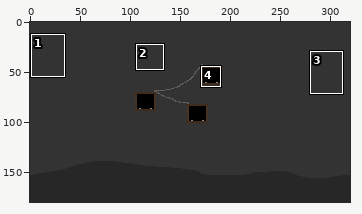
Sprite sheet: res/playing_bg_img_2.png. Above: a wide view before the commit, with the close-up outlined.
Close-up. Before the edit:
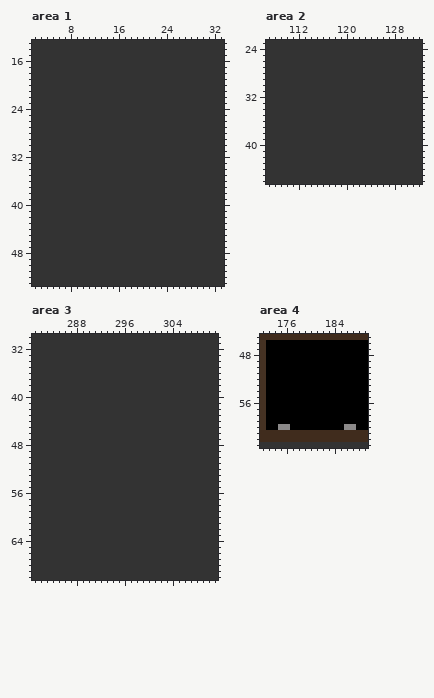
The file is 320x180 pixels. Colours within 5 levels of each other are drawn and written as one. Shown: area 1: x 2..33, y 13..53; area 2: x 107..132, y 23..46; area 3: x 281..311, y 30..70; area 4: x 172..189, y 45..63. The commit also changed other parts of the picture, which this record leaves out.
Now the later version:
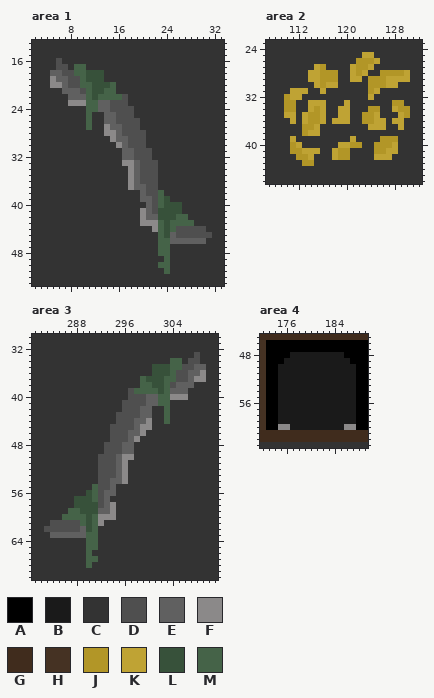
Palette (. is transparent): A #000000  B #1a1a1a  C #333333  D #4f4f4f  E #606060  F #8b8989  G #402c1d  H #453223  J #b29627  K #bfa334  L #37513a  M #456348
Difference:
Area 1:
y 16: x 6 C -> D
y 17: x 6..7 CC -> DD; x 9..10 CC -> MM
y 18: x 5..13 CCCCCCCCC -> EEDDMMLLL
y 19: x 5..13 CCCCCCCCC -> FEEDDMLLL
y 20: x 5..15 CCCCCCCCCCC -> FFEDDMMLLLM
y 21: x 7..15 CCCCCCCCC -> EEEDMLLMM
y 22: x 8..17 CCCCCCCCCC -> EEEMLMMMMD
y 23: x 8..17 CCCCCCCCCC -> FFFMMEEDDD
y 24: x 11..18 CCCCCCCC -> MMEEDDDD
y 25: x 11 C -> M; x 14..18 CCCCC -> EEDDD
y 26: x 11 C -> M; x 14..19 CCCCCC -> EEDDDD
y 27: x 11 C -> M; x 14..19 CCCCCC -> FEEDDD
y 28: x 14..20 CCCCCCC -> FFEDDDD
y 29: x 15..20 CCCCCC -> FEEDDD
y 30: x 16..20 CCCCC -> FEDDD
y 31..32: x 17..21 CCCCC -> EEDDD
y 33: x 17..22 CCCCCC -> FFEDDD
y 34..36: x 18..22 CCCCC -> FEDDD
y 37: x 18..22 CCCCC -> FEEDD
y 38: x 20..23 CCCC -> EDDM
y 39: x 20..24 CCCCC -> EEDML
y 40: x 21..26 CCCCCC -> EDMLLL
y 41: x 20..26 CCCCCCC -> FEDLLLL
y 42: x 20..27 CCCCCCCC -> FEELLLMM
y 43: x 20..28 CCCCCCCCC -> FFFMLMMMM
y 44: x 22..30 CCCCCCCCC -> FMLMDDDDD
y 45: x 23..31 CCCCCCCCC -> MLEDDDDDD
y 46: x 23..30 CCCCCCCC -> MMEEEEEE
y 47..48: x 23..24 CC -> MM
y 49: x 24 C -> M
y 50: x 23..24 CC -> MM
y 51: x 24 C -> M
Area 2:
y 25: x 123..124 CC -> KK
y 26: x 122..125 CCCC -> JJJK
y 27: x 115..116 CC -> KJ; x 121..124 CCCC -> KJJK
y 28: x 114..118 CCCCC -> KKJJJ; x 121..123 CCC -> KJK; x 126..130 CCCCC -> JJJJK
y 29: x 114..118 CCCCC -> KKJJJ; x 121..122 CC -> KK; x 124..130 CCCCCCC -> JJJKKKK
y 30: x 115..118 CCCC -> KJKK; x 124..128 CCCCC -> JJJKK
y 31: x 111..113 CCC -> KKK; x 116 C -> K; x 124..125 CC -> JK
y 32: x 110..112 CCC -> JKK; x 124 C -> K
y 33: x 110..111 CC -> JJ; x 114..116 CCC -> KKK; x 120 C -> K; x 128..129 CC -> JJ
y 34: x 110..111 CC -> JJ; x 114..116 CCC -> KJK; x 119..120 CC -> KK; x 124..125 CC -> JJ; x 128..130 CCC -> KJJ
y 35: x 110..111 CC -> KK; x 113..116 CCCC -> KJJK; x 119..120 CC -> KK; x 123..125 CCC -> JJK; x 129..130 CC -> KJ
y 36: x 111 C -> K; x 113..116 CCCC -> KJJK; x 118..120 CCC -> KKK; x 123..126 CCCC -> JJKK; x 128..129 CC -> KK
y 37: x 113..115 CCC -> JJK; x 124..126 CCC -> KKK; x 129 C -> K
y 38: x 113..115 CCC -> JKK
y 39: x 111 C -> K; x 121 C -> K; x 126..128 CCC -> JJJ
y 40: x 111..112 CC -> JK; x 119..122 CCCC -> KKJJ; x 125..128 CCCC -> JJJK
y 41: x 111..115 CCCCC -> JJKKK; x 118..120 CCC -> KJJ; x 125..128 CCCC -> JJKK
y 42: x 112..114 CCC -> JJK; x 118..120 CCC -> KJJ; x 125..127 CCC -> KKK
y 43: x 113..114 CC -> JJ
Area 3:
y 33: x 308 C -> D
y 34: x 304..305 CC -> MM; x 307..308 CC -> DD
y 35: x 301..309 CCCCCCCCC -> LLLMMDDEE
y 36: x 301..309 CCCCCCCCC -> LLLMDDEEF
y 37: x 299..309 CCCCCCCCCCC -> MLLLMMDDEFF
y 38: x 299..307 CCCCCCCCC -> MMLLMDEEE
y 39: x 297..306 CCCCCCCCCC -> DMMMMLMEEE
y 40: x 297..306 CCCCCCCCCC -> DDDEEMMFFF
y 41: x 296..303 CCCCCCCC -> DDDDEEMM
y 42: x 296..300 CCCCC -> DDDEE; x 303 C -> M
y 43: x 295..300 CCCCCC -> DDDDEE; x 303 C -> M
y 44: x 295..300 CCCCCC -> DDDEEF; x 303 C -> M
y 45: x 294..300 CCCCCCC -> DDDDEFF
y 46: x 294..299 CCCCCC -> DDDEEF
y 47: x 294..298 CCCCC -> DDDEF
y 48..49: x 293..297 CCCCC -> DDDEE
y 50: x 292..297 CCCCCC -> DDDEFF
y 51..53: x 292..296 CCCCC -> DDDEF
y 54: x 292..296 CCCCC -> DDEEF
y 55: x 291..294 CCCC -> MDDE
y 56: x 290..294 CCCCC -> LMDEE
y 57: x 288..293 CCCCCC -> LLLMDE
y 58: x 288..294 CCCCCCC -> LLLLDEF
y 59: x 287..294 CCCCCCCC -> MMLLLEEF
y 60: x 286..294 CCCCCCCCC -> MMMMLMFFF
y 61: x 284..292 CCCCCCCCC -> DDDDDMLMF
y 62: x 283..291 CCCCCCCCC -> DDDDDDELM
y 63: x 284..291 CCCCCCCC -> EEEEEEMM
y 64..65: x 290..291 CC -> MM
y 66: x 290 C -> M
y 67: x 290..291 CC -> MM
y 68: x 290 C -> M
Area 4:
y 48: x 177..185 AAAAAAAAA -> BBBBBBBBB
y 49: x 176..186 AAAAAAAAAAA -> BBBBBBBBBBB
y 50..59: x 175..187 AAAAAAAAAAAAA -> BBBBBBBBBBBBB
y 60: x 177..185 AAAAAAAAA -> BBBBBBBBB
Where, in picture pixels (left, top, right, bottom), the same in both close-ups:
changed: (50, 58, 212, 274)
changed: (284, 52, 410, 166)
changed: (44, 352, 206, 568)
changed: (278, 352, 356, 430)
